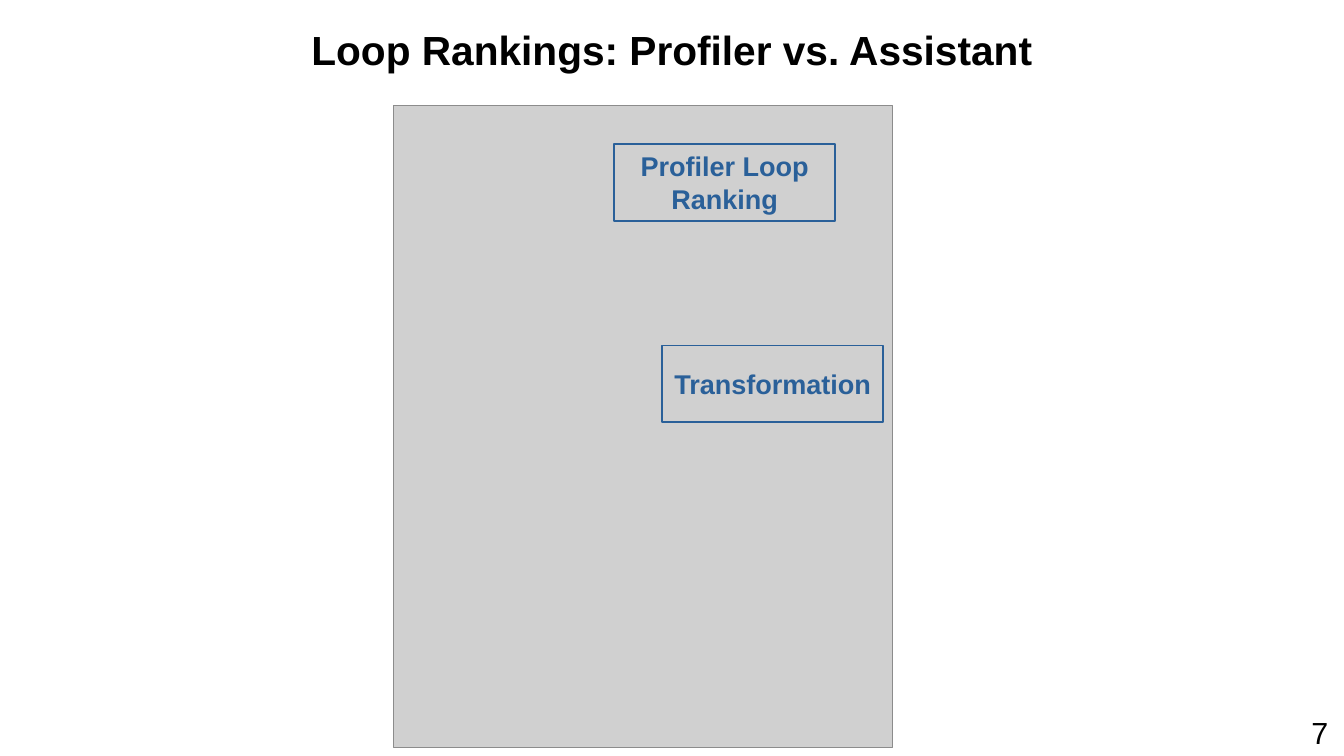
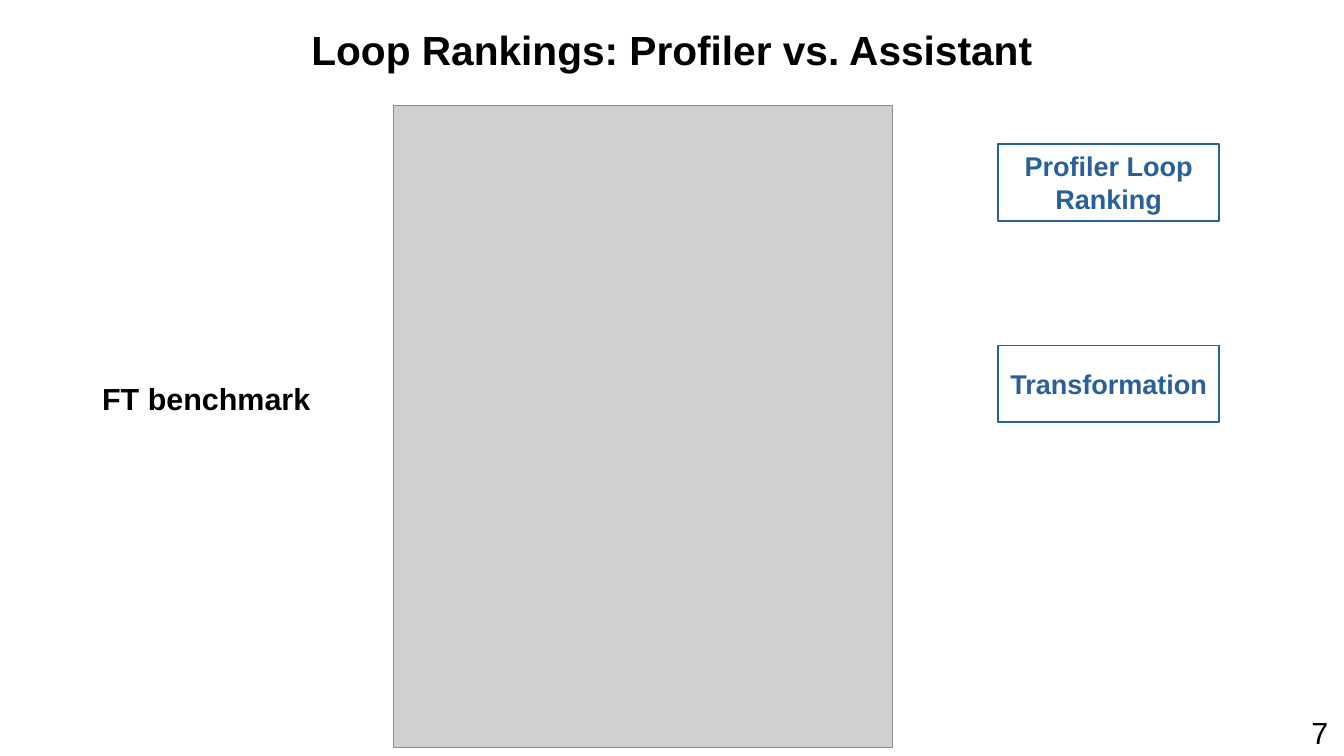
Before and after one commit to harel-coffee/PParMetrics-auto, a slide deck: slide 35 of doc/AI_SEPS_2019_talk/presentation.odp (slide 36 before the commit). Drawn at 1344x756 pixels with LibreOffice and Linux fonts; fonts in the diff are those of the drawing; grey boxes stand for pictures. Boxes give left, top, right and bottom in pixels: in the first picture for what was removed or moved away, otherwise in the second. Text is boxed around its words. In the diff, an @@ line names an element or a change of style, - is before the commit and + after.

```diff
--- a/doc/AI_SEPS_2019_talk/presentation.odp
+++ b/doc/AI_SEPS_2019_talk/presentation.odp
@@ rectangle "Profiler Loop": place and size @@
-rectangle "Profiler Loop" at bbox=[615, 144, 835, 221]
+rectangle "Profiler Loop" at bbox=[999, 144, 1220, 221]
@@ rectangle "Transformation": place and size @@
-rectangle "Transformation" at bbox=[662, 345, 883, 422]
+rectangle "Transformation" at bbox=[999, 345, 1220, 422]
@@ text added at bbox=[102, 388, 311, 411], 18 pt, text #000000, bold @@
+FT benchmark
```
Also in this commit, not shown: 13 other slides changed, 1 slide added, 2 other files.
